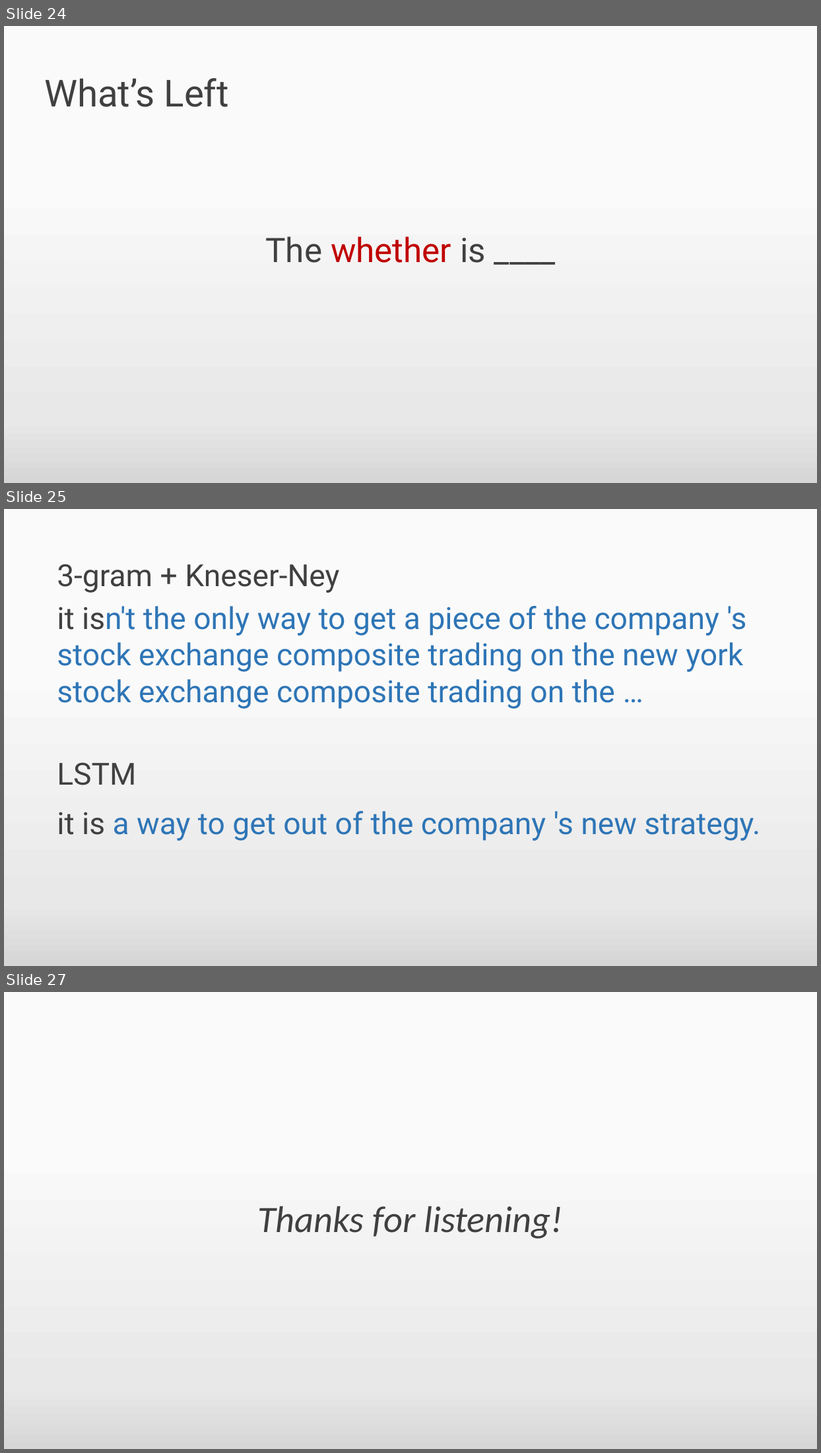
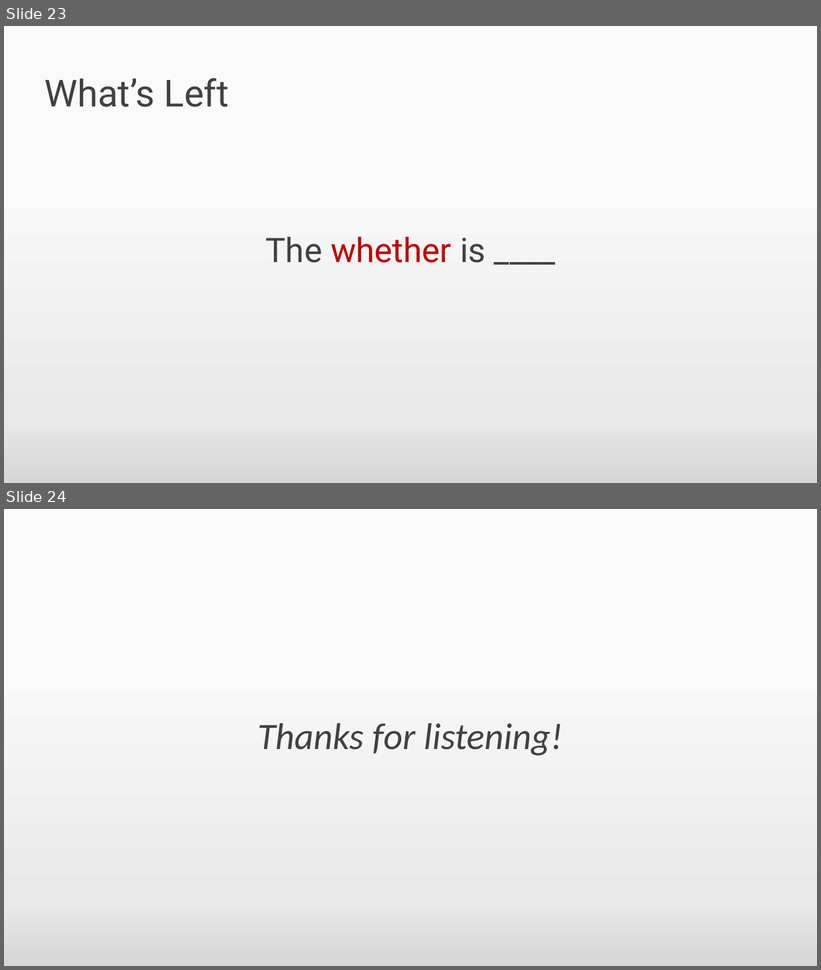
Before and after one commit to DevanKuleindiren/part-ii-dissertation, a slide deck: Progress Presentation/Progress Presentation.pptx. Shown one above the other, each under a label of ours: slides 24, 25 and 27 before the commit, slides 23 and 24 after it; the slides between them are not shown. The pictures are 821x1453 and 821x970 pixels, drawn with LibreOffice and Linux fonts; fonts in the diff are those of the drawing. Boxes give left, top, right and bottom in pixels: in the first picture for what was removed or moved away, otherwise in the second. Text is boxed around its words. In the diff, an @@ line names an element or a change of style, - is before the commit and + after.

```diff
--- a/Progress Presentation/Progress Presentation.pptx
+++ b/Progress Presentation/Progress Presentation.pptx
@@ slide 25 removed at (4, 509, 817, 966), background gradient #FAFAFA to #E8E8E8 to #D7D7D7 to #E4E4E4 @@
@@ text removed at (57, 564, 339, 593) @@
-3-gram + Kneser-Ney
@@ text removed at (57, 606, 746, 709) @@
-it isn't the only way to get a piece of the company 's stock exchange composite trading on the new york stock exchange composite trading on the …
@@ text removed at (57, 762, 136, 786) @@
-LSTM
@@ text removed at (57, 811, 760, 841) @@
-it is a way to get out of the company 's new strategy.
@@ what was slide 24 is now slide 23 @@
@@ what was slide 27 is now slide 24 @@
```
Also in this commit, not shown: 5 slides changed, 1 other slide removed, 1 other file.
